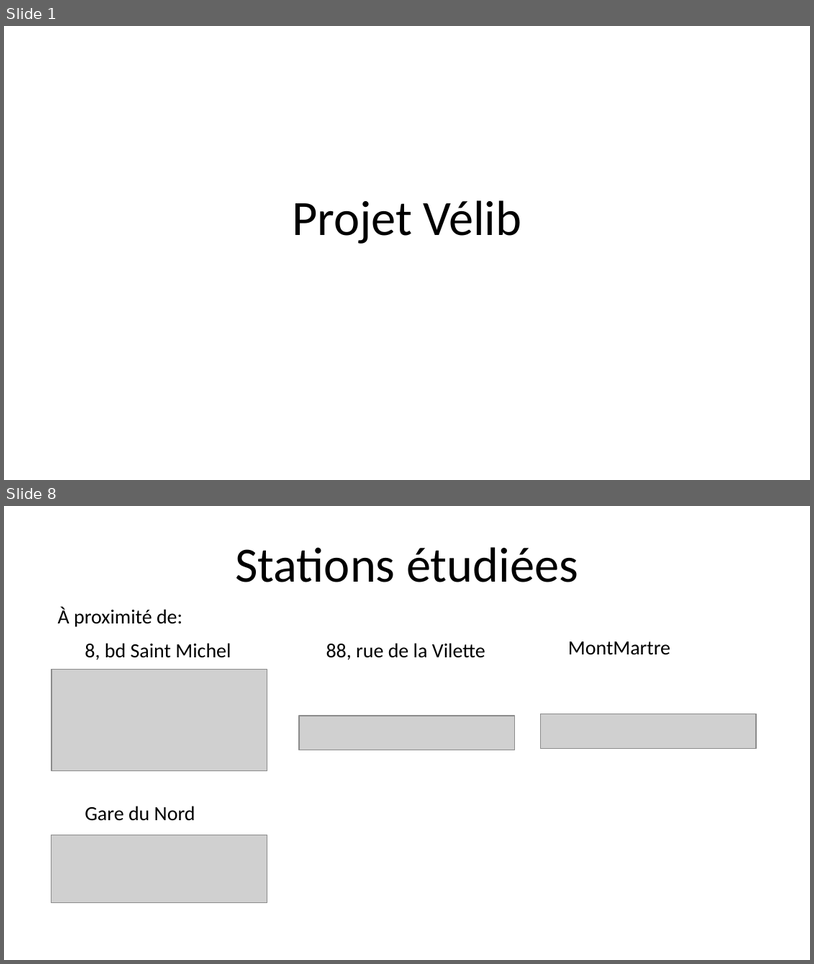
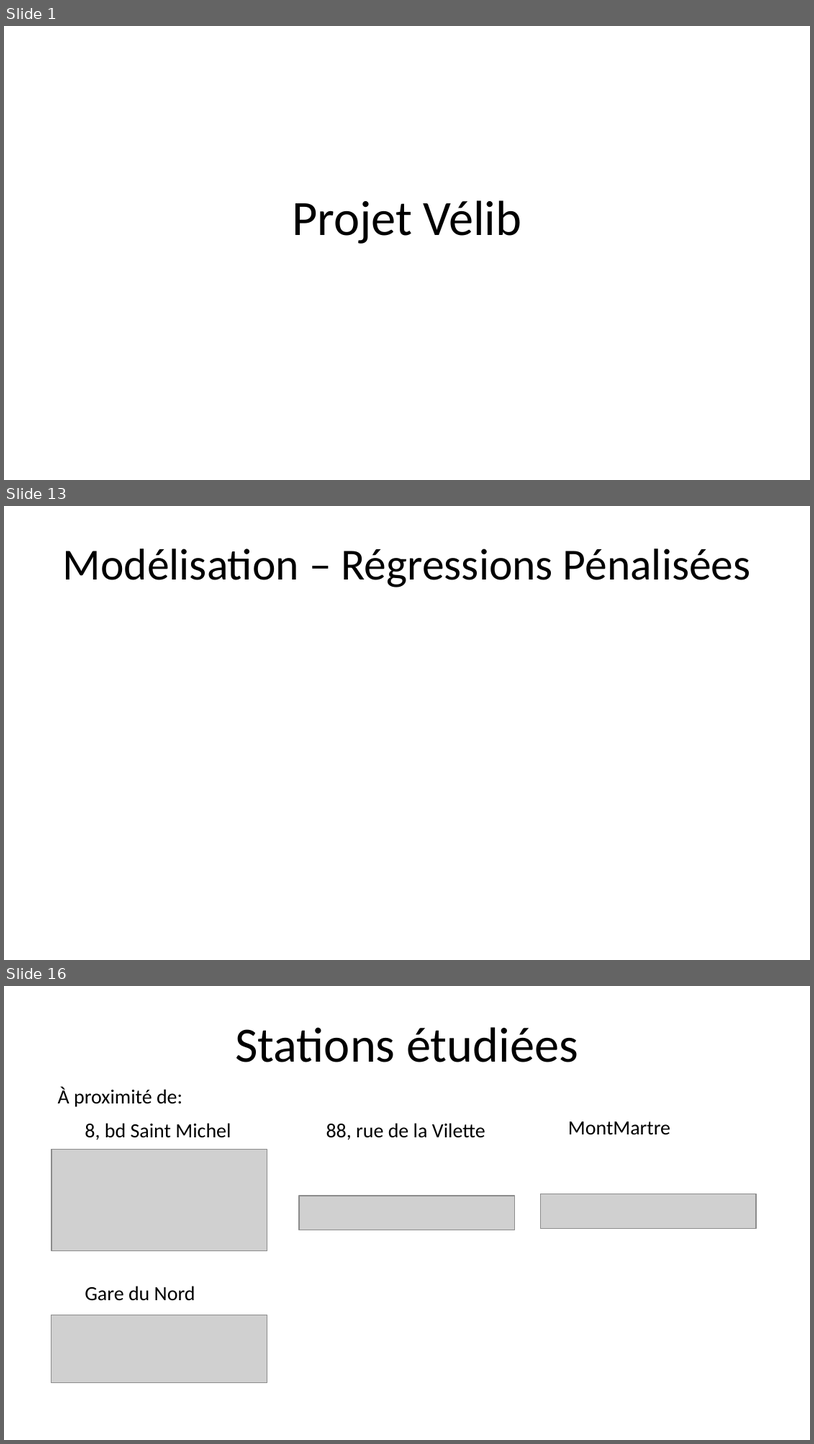
Before and after one commit to DianeBeldame/AppVelib, a slide deck: Presentation v0.1.pptx. Shown one above the other, each under a label of ours: slides 1 and 8 before the commit, slides 1, 13 and 16 after it; the slides between them are not shown. The pictures are 814x964 and 814x1444 pixels, drawn with LibreOffice and Linux fonts; fonts in the diff are those of the drawing; grey boxes stand for pictures. Boxes give left, top, right and bottom in pixels: in the first picture for what was removed or moved away, otherwise in the second. Text is boxed around its words. In the diff, an @@ line names an element or a change of style, - is before the commit and + after.

```diff
--- a/Presentation v0.1.pptx
+++ b/Presentation v0.1.pptx
@@ slide 13 added at [4, 506, 810, 960], background #FFFFFF @@
@@ title added at [63, 548, 751, 587], 39.6 pt, text #000000 @@
+Modélisation – Régressions Pénalisées
@@ what was slide 8 is now slide 16 @@
```
Also in this commit, not shown: 6 slides changed, 9 other slides added, 3 other files.
